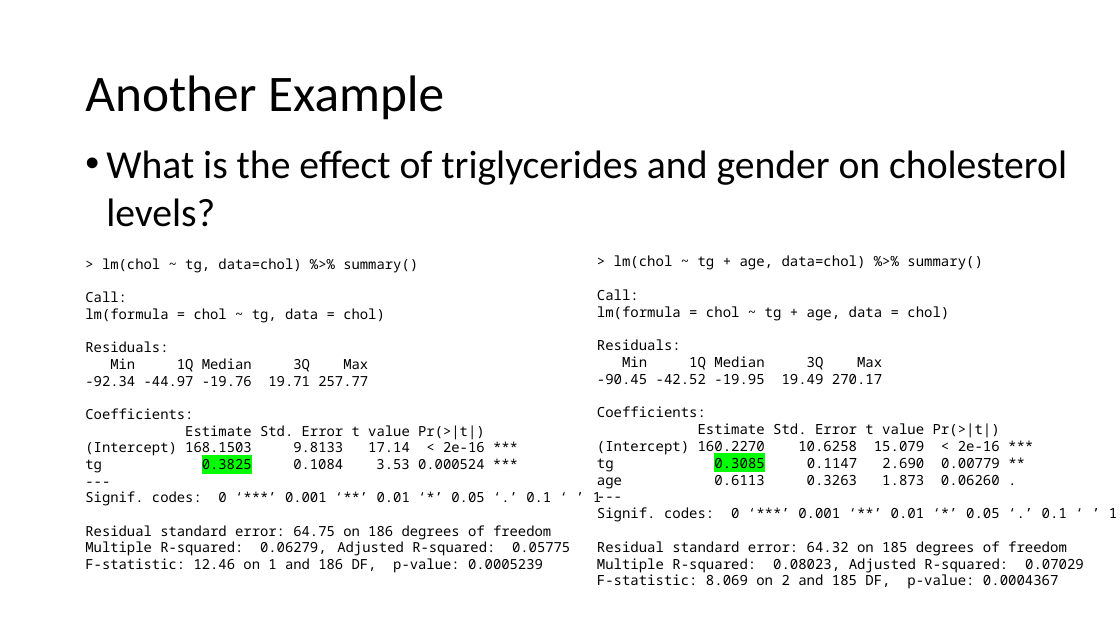
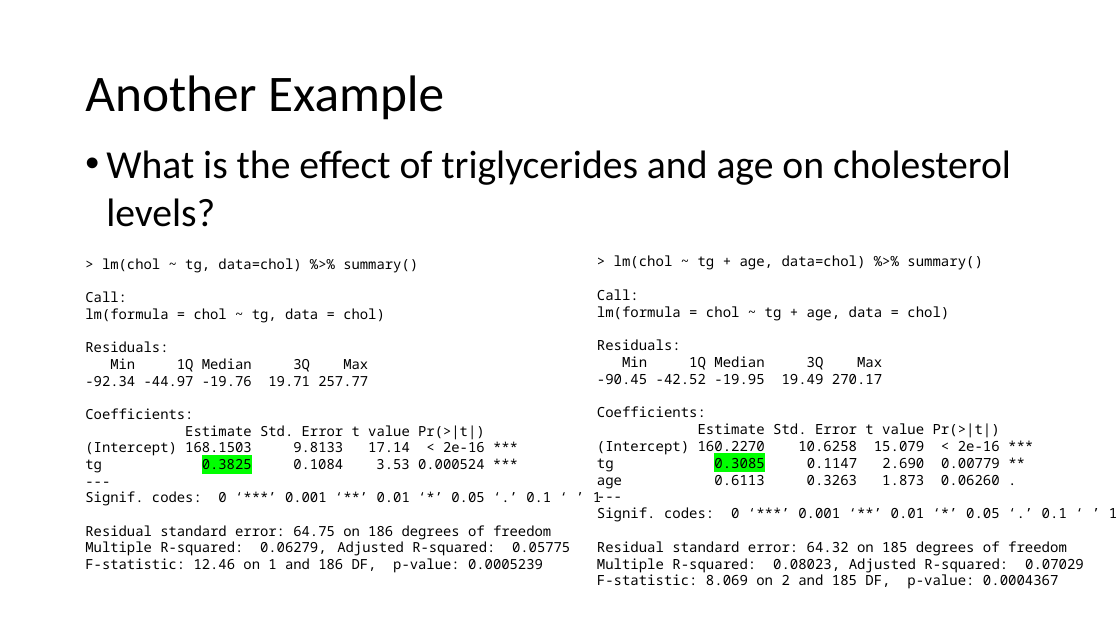
Before and after one commit to USCbiostats/LAsBEST, a slide deck: slide 21 of google-drive/week02/4Thurs/1_Week2_MultipleRegression.pptx (slide 20 before the commit). Drawn at 1120x630 pixels with LibreOffice and Linux fonts; fonts in the diff are those of the drawing; background and template pictures are left out. Boxes give left, top, right and bottom in pixels: in the first picture for what was removed or moved away, otherwise in the second. Text is boxed around its words. In the diff, an @@ line names an element or a change of style, - is before the commit and + after.

```diff
--- a/google-drive/week02/4Thurs/1_Week2_MultipleRegression.pptx
+++ b/google-drive/week02/4Thurs/1_Week2_MultipleRegression.pptx
@@ text at (106, 150, 1011, 227): text changed @@
-• What is the effect of triglycerides and gender on cholesterol levels?
+• What is the effect of triglycerides and age on cholesterol levels?
```
Also in this commit, not shown: 3 other slides changed, 1 slide added, 1 other file.
